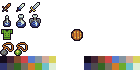
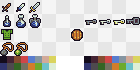
Before/after of a 140 × 70 layered artwork. What changed in the layer stack:
added layer "Layer 5" above "Layer 3" over <box>85,17,140,25</box>
showed "Layer 2" over <box>0,0,140,56</box>
